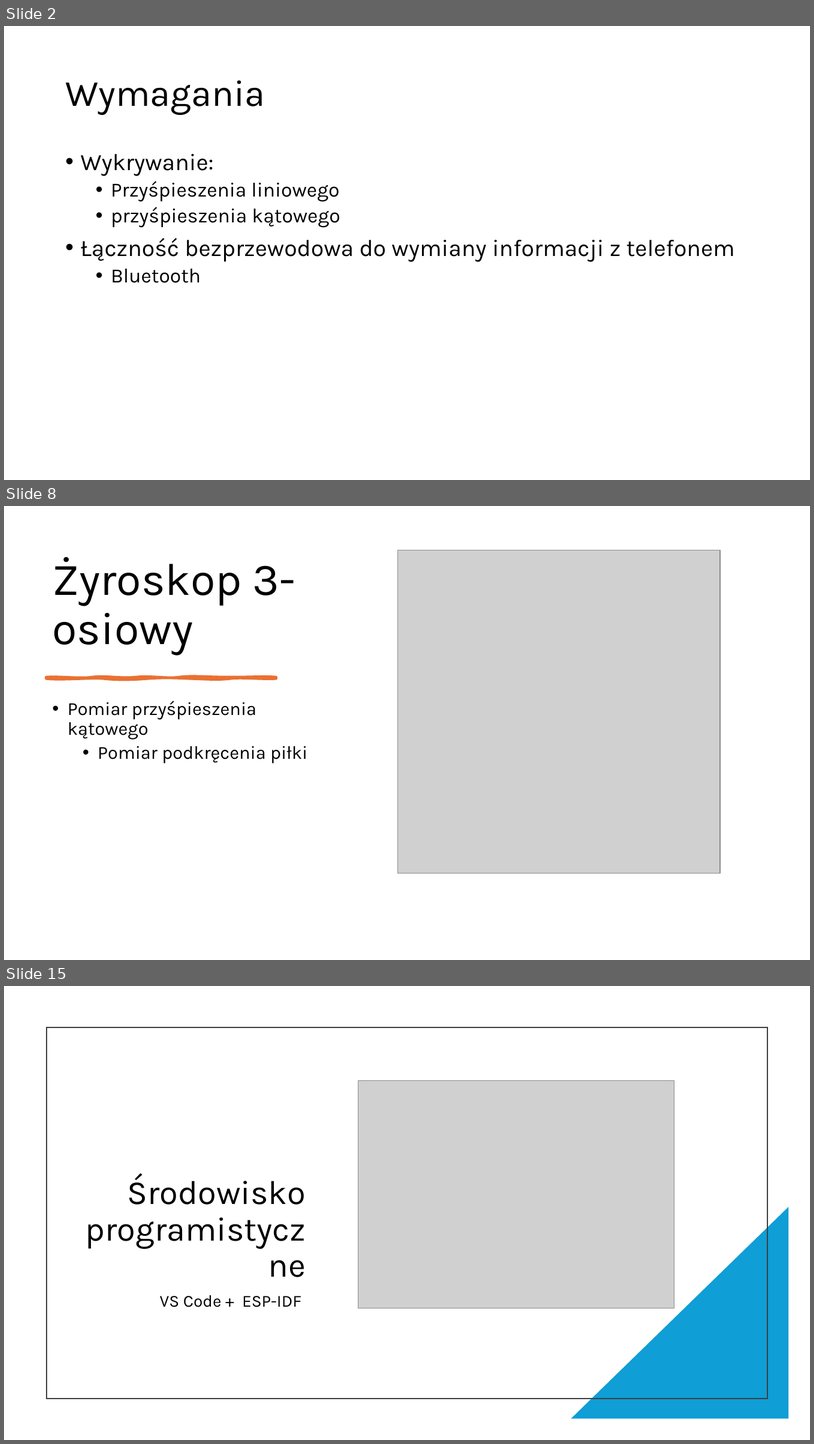
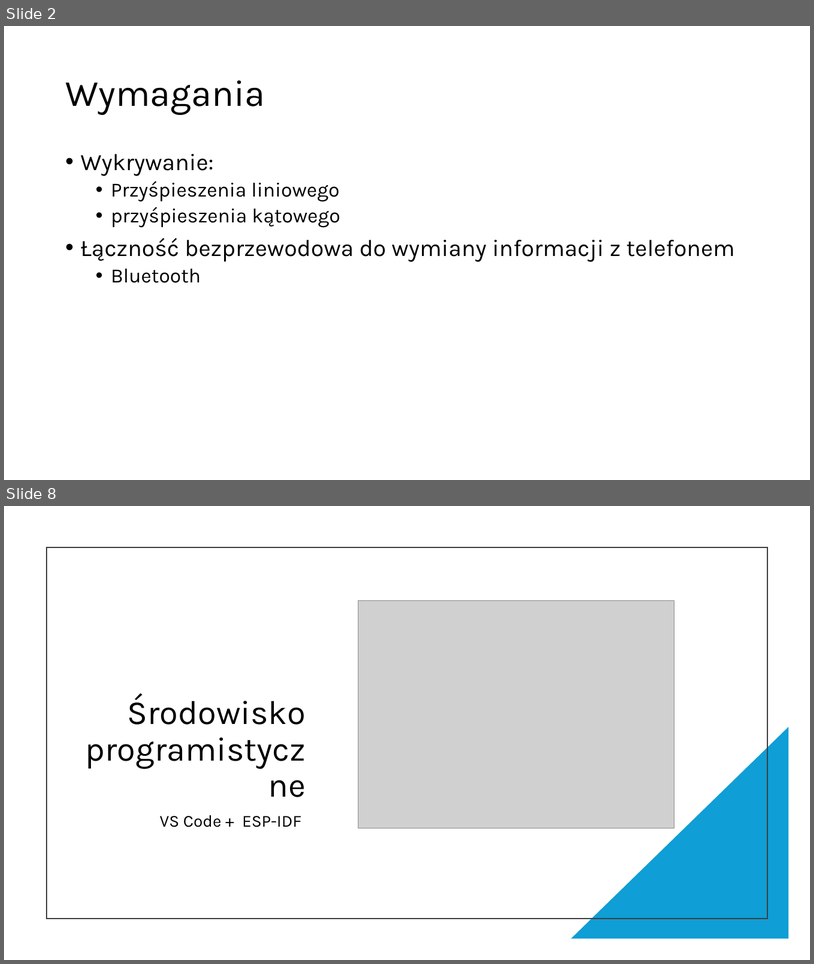
Before and after one commit to Szymek200/Smart-ball, a slide deck: Prezentacja/Smart-piłka_prez.pptx. Shown one above the other, each under a label of ours: slides 2, 8 and 15 before the commit, slides 2 and 8 after it; the slides between them are not shown. The pictures are 814x1444 and 814x964 pixels, drawn with LibreOffice and Linux fonts; fonts in the diff are those of the drawing; grey boxes stand for pictures. Boxes give left, top, right and bottom in pixels: in the first picture for what was removed or moved away, otherwise in the second. Text is boxed around its words. In the diff, an @@ line names an element or a change of style, - is before the commit and + after.

```diff
--- a/Prezentacja/Smart-piłka_prez.pptx
+++ b/Prezentacja/Smart-piłka_prez.pptx
@@ slide 8 removed at (4, 506, 810, 960), background #FFFFFF @@
@@ title removed at (53, 557, 296, 655) @@
-Żyroskop 3-osiowy
@@ picture removed at (398, 550, 720, 873) @@
@@ freeform shape removed at (47, 677, 276, 678) @@
@@ text removed at (68, 700, 308, 763) @@
-• Pomiar przyśpieszenia kątowego
-  • Pomiar podkręcenia piłki
@@ what was slide 15 is now slide 8 @@
```
Also in this commit, not shown: 1 slide changed, 4 slides added, 10 other slides removed.
